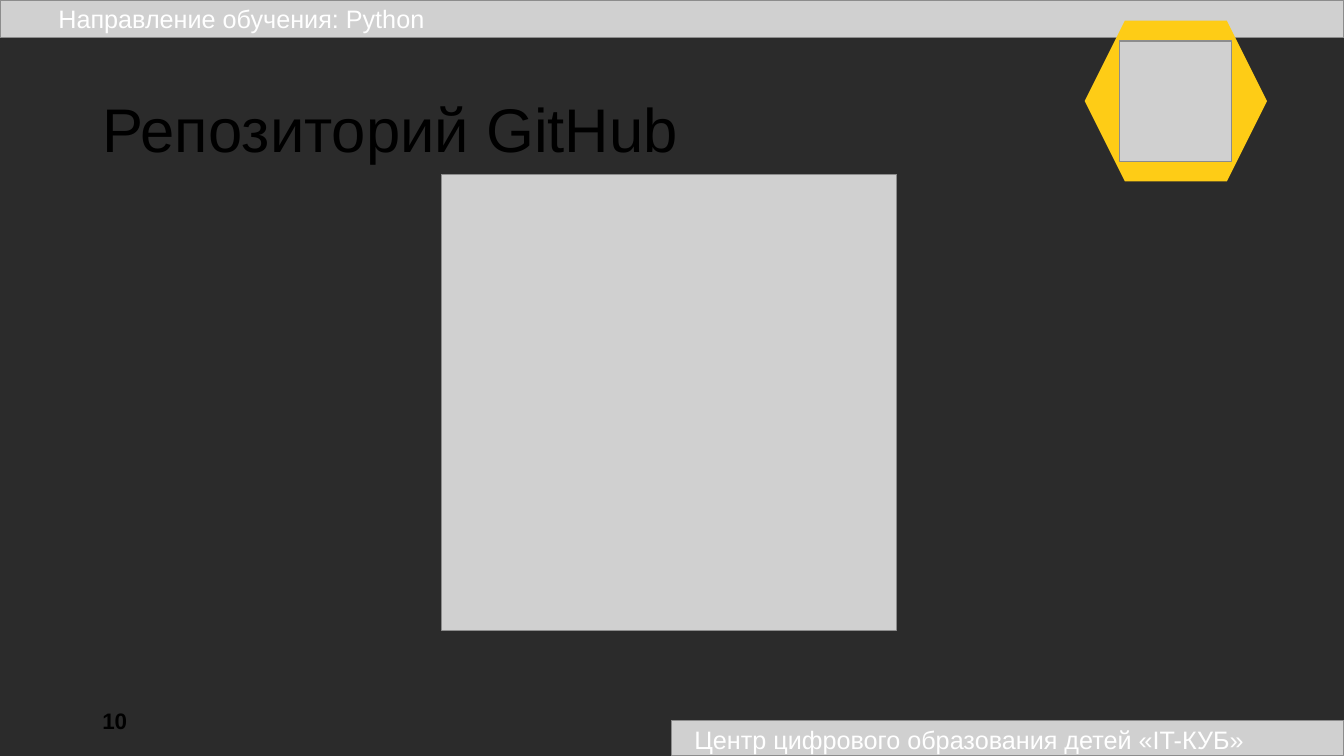
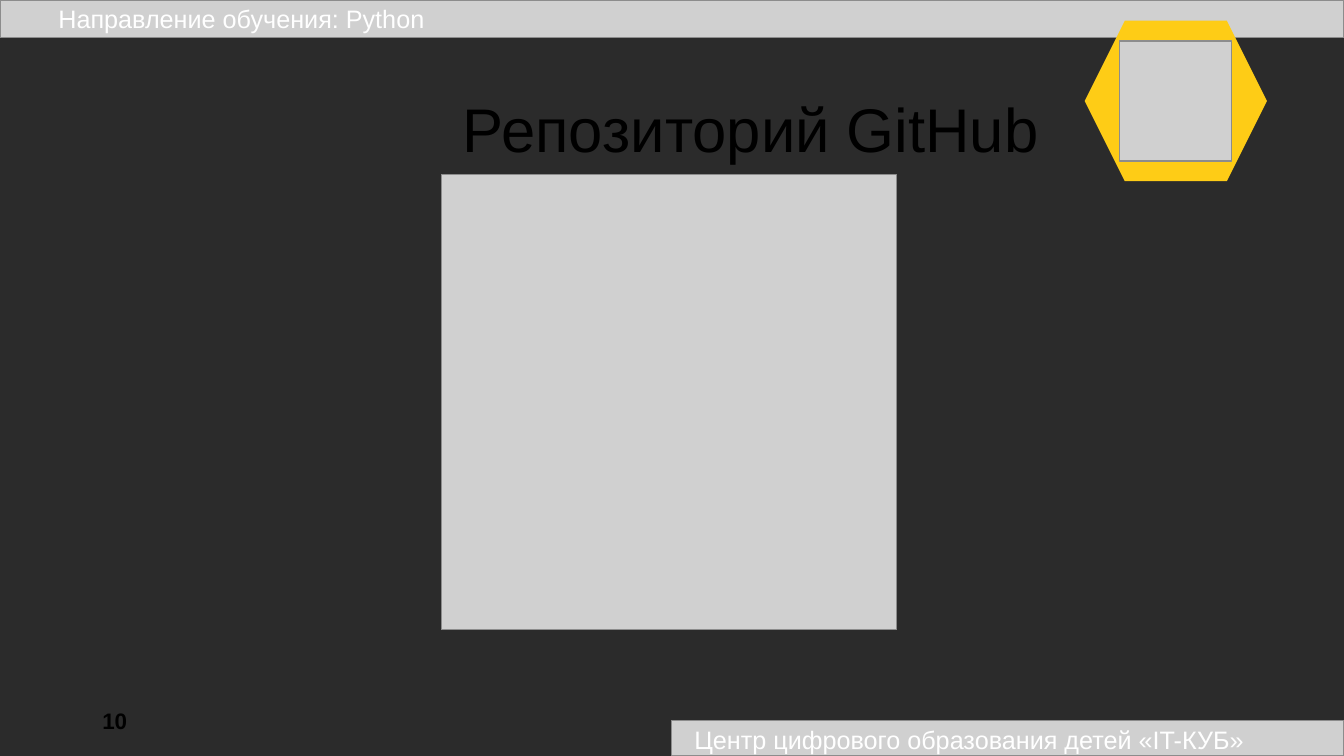
Before and after one commit to AdvoCut007/RayTensor, a slide deck: slide 10 of static/presentation/RayTensor.pptx. Drawn at 1344x756 pixels with LibreOffice and Linux fonts; fonts in the diff are those of the drawing; grey boxes stand for pictures; background and template pictures are left out; a plain dark background stands for a picture behind light text. Boxes give left, top, right and bottom in pixels: in the first picture for what was removed or moved away, otherwise in the second. Text is boxed around its words. In the diff, an @@ line names an element or a change of style, - is before the commit and + after.

```diff
--- a/static/presentation/RayTensor.pptx
+++ b/static/presentation/RayTensor.pptx
@@ text "Репозиторий GitHub" at (463, 107, 1039, 164): alignment left to right @@
```
Also in this commit, not shown: 1 other slide changed, 2 other files.
